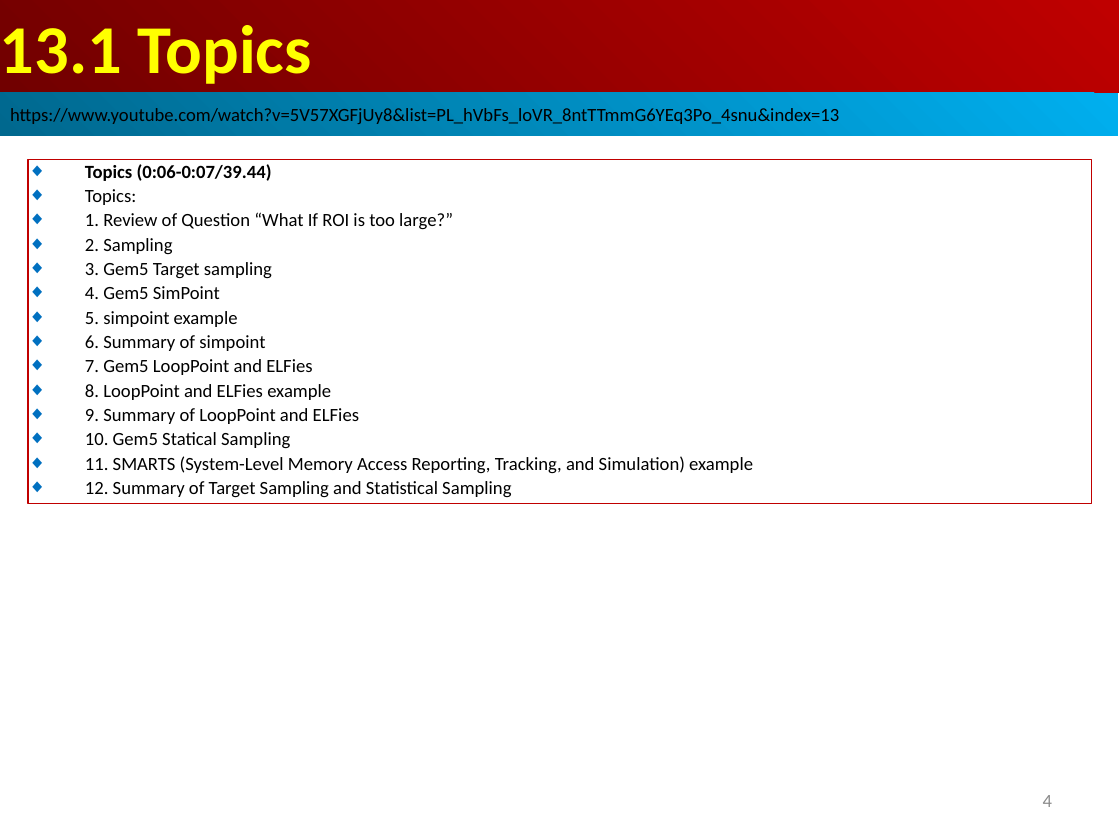
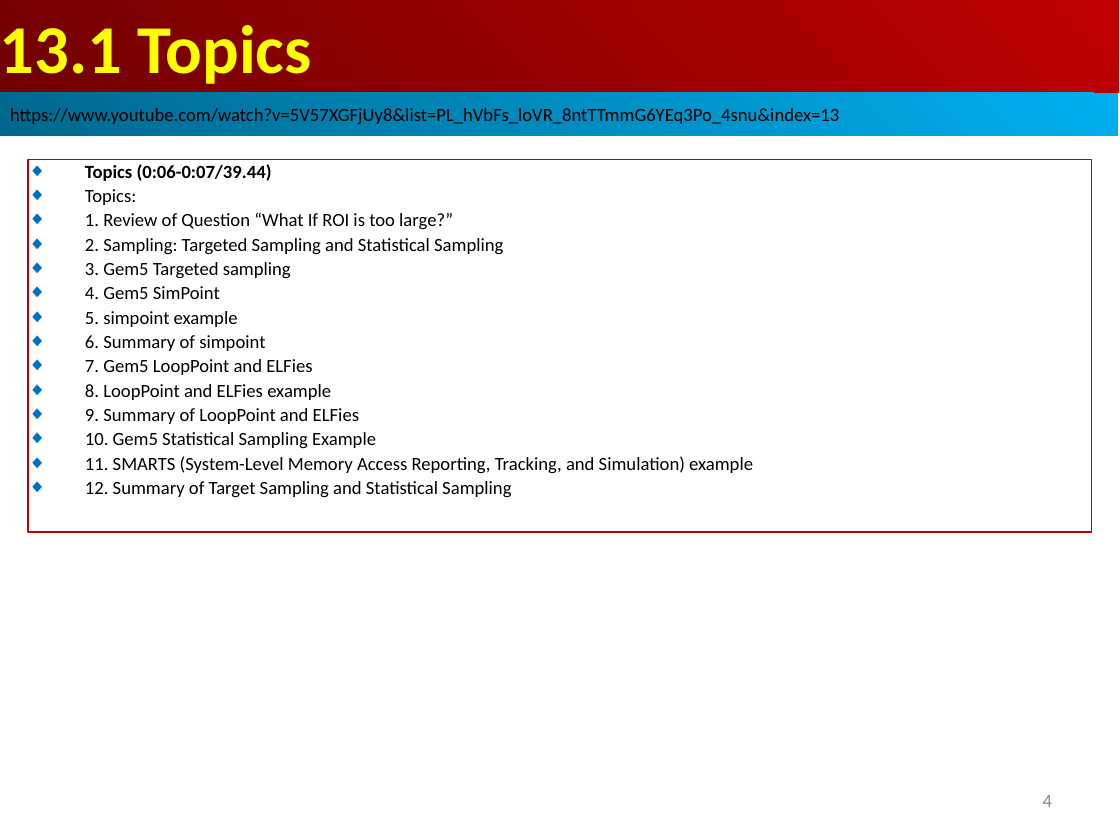
Before and after one commit to peterhchen/AIU_CS850_Gem5_McPAT, a slide deck: slide 4 of 050_Gem5/013.SampleSim/000_Video/013.SampleSim.ppt. Drawn at 1120x840 pixels with LibreOffice and Linux fonts; fonts in the diff are those of the drawing. Boxes give left, top, right and bottom in pixels: in the first picture for what was removed or moved away, otherwise in the second. Text is boxed around its words. In the diff, an @@ line names an element or a change of style, - is before the commit and + after.

```diff
--- a/050_Gem5/013.SampleSim/000_Video/013.SampleSim.ppt
+++ b/050_Gem5/013.SampleSim/000_Video/013.SampleSim.ppt
@@ rectangle "Topics (0:06-0:07/39.44)": place and size @@
-rectangle "Topics (0:06-0:07/39.44)" at <box>28,159,1092,504</box>
+rectangle "Topics (0:06-0:07/39.44)" at <box>28,159,1092,532</box>
@@ text in rectangle at <box>85,238,503,279</box>: text changed @@
-◆ 2. Sampling
-◆ 3. Gem5 Target sampling
+◆ 2. Sampling: Targeted Sampling and Statistical Sampling
+◆ 3. Gem5 Targeted sampling
@@ text in rectangle at <box>85,432,376,449</box>: text changed @@
-◆ 10. Gem5 Statical Sampling
+◆ 10. Gem5 Statistical Sampling Example
```
Also in this commit, not shown: 2 other slides changed, 1 slide added, 1 slide removed.
